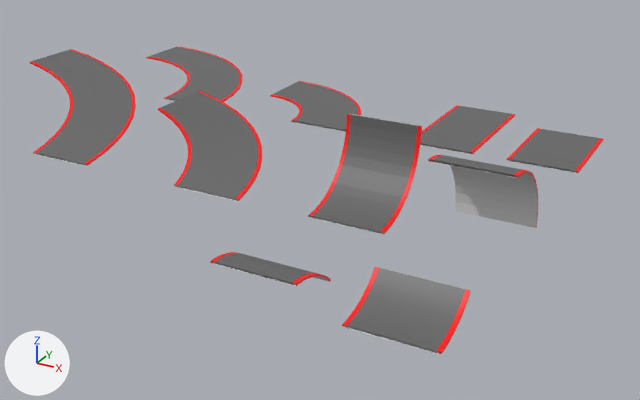
What one commit did to the FBX model Assets/Art/1CustomArt/Models/RaceTrack/RaceTrack.fbx.
Camera for both pictures: a 50 mm lens placed at (48.5, -105.4, 44.6), pointed at (-8.8, -1.3, -7.4). Arrows for +X, +Y and +Z are at lower left; the lights stay in place. Where no turn or scale is listed for an object, it has been applied to the vertices.

Objects in the first picture: 'Track_Curved_Long', 'Track_Curved_Ramp_Long', 'Track_Curved_Ramp_Short', 'Track_Curved_Short', 'Track_Main_Long', 'Track_Main_Short', 'Track_Ramp_Down_Long', 'Track_Ramp_Down_Short', 'Track_Ramp_Up_Long', 'Track_Ramp_Up_Short'.
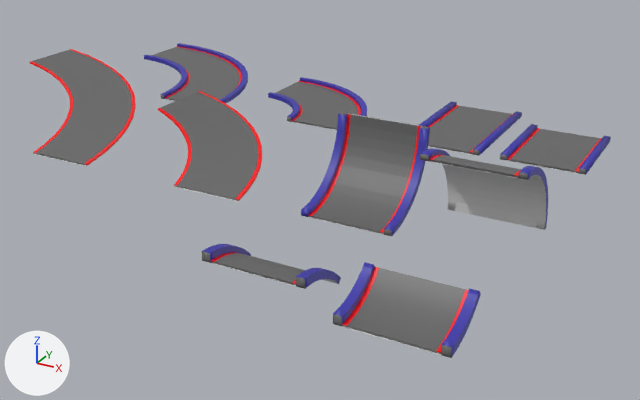
Diff of the bpy script that builds the scene:
```diff
--- a/Assets/Art/1CustomArt/Models/RaceTrack/RaceTrack.fbx.py
+++ b/Assets/Art/1CustomArt/Models/RaceTrack/RaceTrack.fbx.py
@@ me_plane_001 @@
-me_plane_001.from_pydata(...)  # 78 vertices, 72 faces; spans x -29.6..-9.6, y 9.0..29.0, z -0.3..0.0
+me_plane_001.from_pydata(...)  # 182 vertices, 176 faces; spans x -29.6..-8.9, y 9.0..29.7, z -0.2..0.5
+# me_plane_001 part 1: 52 vertices added at x -29.6..-8.9, y 9.0..29.7, z -0.2..0.5
+# me_plane_001 part 2: 52 vertices added at x -29.6..-19.6, y 9.0..19.0, z -0.2..0.5
 me_plane_001.materials.append(mat_road)
@@ me_plane_001 @@
 me_plane_001.materials.append(mat_back)
+me_plane_001.materials.append(mat_wall)  # blue #3a36a9
@@ me_plane_003 @@
-me_plane_003.from_pydata(...)  # 12 vertices, 6 faces; spans x 0.4..10.4, y 9.0..29.0, z -0.3..0.0
+me_plane_003.from_pydata(...)  # 28 vertices, 22 faces; spans x -0.6..11.4, y 9.0..29.0, z -0.2..0.5
+# me_plane_003 part 5: 8 vertices added at x -0.6..0.4, y 9.0..29.0, z -0.2..0.5
+# me_plane_003 part 6: 8 vertices added at x 10.4..11.4, y 9.0..29.0, z -0.2..0.5
+# me_plane_003 part 7: the surface is now shaded smooth
 me_plane_003.materials.append(mat_road)
@@ me_plane_003 @@
 me_plane_003.materials.append(mat_back)
+me_plane_003.materials.append(mat_wall)  # blue #3a36a9
@@ me_plane_002 @@
-me_plane_002.from_pydata(...)  # 78 vertices, 72 faces; spans x -64.6..-34.6, y 9.0..39.0, z -0.3..0.0
+me_plane_002.from_pydata(...)  # 182 vertices, 176 faces; spans x -64.6..-33.9, y 9.0..39.7, z -0.2..0.5
+# me_plane_002 part 17: 52 vertices added at x -64.6..-44.6, y 9.0..29.0, z -0.2..0.5
+# me_plane_002 part 18: 52 vertices added at x -64.6..-33.9, y 9.0..39.7, z -0.2..0.5
 me_plane_002.materials.append(mat_road)
@@ me_plane_002 @@
 me_plane_002.materials.append(mat_back)
+me_plane_002.materials.append(mat_wall)  # blue #3a36a9
@@ me_plane @@
-me_plane.from_pydata(...)  # 12 vertices, 6 faces; spans x 15.4..25.4, y 9.0..24.0, z -0.3..0.0
+me_plane.from_pydata(...)  # 28 vertices, 22 faces; spans x 14.4..26.4, y 9.0..24.0, z -0.2..0.5
+# me_plane part 10: 8 vertices added at x 14.4..15.4, y 9.0..24.0, z -0.2..0.5
+# me_plane part 11: 8 vertices added at x 25.4..26.4, y 9.0..24.0, z -0.2..0.5
+# me_plane part 12: the surface is now shaded smooth
 me_plane.materials.append(mat_road)
@@ me_plane @@
 me_plane.materials.append(mat_back)
+me_plane.materials.append(mat_wall)  # blue #3a36a9
@@ me_plane_004 @@
-me_plane_004.from_pydata(...)  # 78 vertices, 72 faces; spans x 15.45..25.45, y -21.01..-10.92, z 0.0..10.08
+me_plane_004.from_pydata(...)  # 182 vertices, 176 faces; spans x 14.45..26.45, y -21.01..-10.51, z 0.0..10.5
+# me_plane_004 part 8: 52 vertices added at x 25.45..26.45, y -21.01..-10.51, z 0.0..10.5
+# me_plane_004 part 9: 52 vertices added at x 14.45..15.45, y -21.01..-10.51, z 0.0..10.5
 me_plane_004.materials.append(mat_road)
@@ me_plane_004 @@
 me_plane_004.materials.append(mat_back)
+me_plane_004.materials.append(mat_wall)  # blue #3a36a9
@@ me_plane_014 @@
-me_plane_014.from_pydata(...)  # 78 vertices, 72 faces; spans x 15.45..25.45, y -41.01..-33.82, z -0.17..2.99
+me_plane_014.from_pydata(...)  # 174 vertices, 172 faces; spans x 14.45..26.45, y -41.02..-33.82, z -0.17..3.39
+# me_plane_014 part 15: 48 vertices added at x 14.45..15.45, y -41.02..-33.82, z -0.17..3.39
+# me_plane_014 part 16: 48 vertices added at x 25.45..26.45, y -41.02..-33.82, z -0.17..3.39
 me_plane_014.materials.append(mat_road)
@@ me_plane_014 @@
 me_plane_014.materials.append(mat_back)
+me_plane_014.materials.append(mat_wall)  # blue #3a36a9
@@ me_plane_013 @@
-me_plane_013.from_pydata(...)  # 78 vertices, 72 faces; spans x 0.45..10.45, y -41.01..-33.88, z -0.05..3.08
+me_plane_013.from_pydata(...)  # 182 vertices, 176 faces; spans x -0.55..11.45, y -41.04..-33.57, z -0.05..3.93
+# me_plane_013 part 3: 52 vertices added at x 10.45..11.45, y -41.04..-33.57, z -0.05..3.93
+# me_plane_013 part 4: 52 vertices added at x -0.55..0.45, y -41.04..-33.57, z -0.05..3.93
 me_plane_013.materials.append(mat_road)
@@ me_plane_013 @@
 me_plane_013.materials.append(mat_back)
+me_plane_013.materials.append(mat_wall)  # blue #3a36a9
@@ me_plane_005 @@
-me_plane_005.from_pydata(...)  # 78 vertices, 72 faces; spans x 0.45..10.45, y -21.01..-10.84, z -0.17..10.0
+me_plane_005.from_pydata(...)  # 174 vertices, 172 faces; spans x -0.55..11.45, y -21.01..-10.84, z -0.17..10.0
+# me_plane_005 part 13: 48 vertices added at x -0.55..0.45, y -21.01..-10.84, z -0.17..10.0
+# me_plane_005 part 14: 48 vertices added at x 10.45..11.45, y -21.01..-10.84, z -0.17..10.0
 me_plane_005.materials.append(mat_road)
@@ me_plane_005 @@
 me_plane_005.materials.append(mat_back)
+me_plane_005.materials.append(mat_wall)  # blue #3a36a9
```

Pixel boxes (x1, y1, x2, y2) of what changed, in the pictures (640 x 400 px):
'Track_Ramp_Up_Long', reshaped (13% wider): before (308, 113, 422, 235); after (301, 112, 430, 236)
'Track_Ramp_Up_Short', reshaped (15% wider, 9% taller): before (342, 267, 471, 355); after (333, 262, 481, 358)
'Track_Ramp_Down_Long', reshaped (16% wider, 12% taller): before (428, 155, 538, 228); after (420, 148, 548, 230)
'Track_Curved_Long', reshaped (8% wider, 7% taller): before (146, 46, 242, 102); after (144, 43, 248, 103)
'Track_Main_Long', reshaped (7% wider, 12% taller): before (420, 105, 516, 154); after (419, 101, 522, 156)
'Track_Main_Short', reshaped (15% wider, 13% taller): before (507, 128, 603, 173); after (500, 124, 611, 175)
'Track_Curved_Short', reshaped (9% wider): before (270, 81, 361, 132); after (268, 77, 367, 130)
'Track_Ramp_Down_Short', reshaped (15% wider, 31% taller): before (210, 252, 331, 286); after (202, 244, 341, 289)
part 1 of me_plane_001, added (blue): after (300, 77, 367, 116)
part 2 of me_plane_001, added: after (268, 92, 300, 122)
part 3 of me_plane_013, added (blue): after (296, 268, 341, 289)
part 4 of me_plane_013, added (blue): after (202, 244, 251, 263)
part 5 of me_plane_003, added: after (419, 101, 457, 127)
part 6 of me_plane_003, added (blue): after (473, 111, 522, 156)
part 8 of me_plane_004, added: after (518, 166, 548, 230)
part 9 of me_plane_004, added: after (420, 148, 456, 211)
part 10 of me_plane, added: after (500, 124, 538, 161)
part 11 of me_plane, added (blue): after (578, 136, 611, 175)
part 13 of me_plane_005, added (blue): after (301, 112, 348, 217)
part 14 of me_plane_005, added (blue): after (384, 126, 430, 236)
part 15 of me_plane_014, added (blue): after (333, 262, 375, 326)
part 16 of me_plane_014, added (blue): after (441, 288, 481, 358)
part 17 of me_plane_002, added (blue): after (144, 55, 187, 99)
part 18 of me_plane_002, added (blue): after (177, 43, 248, 103)
